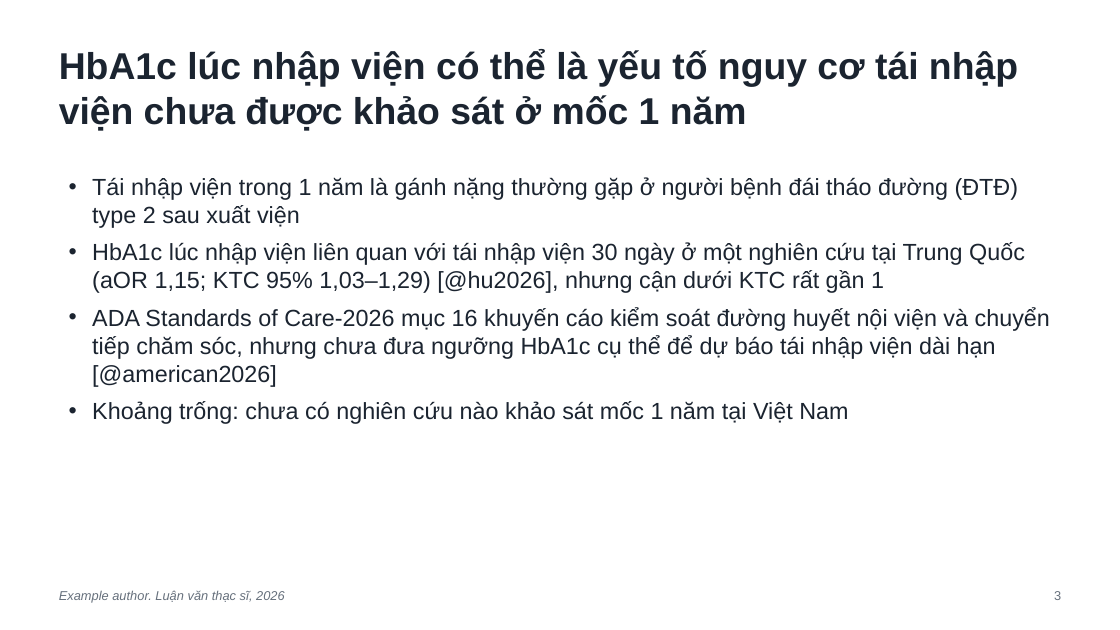
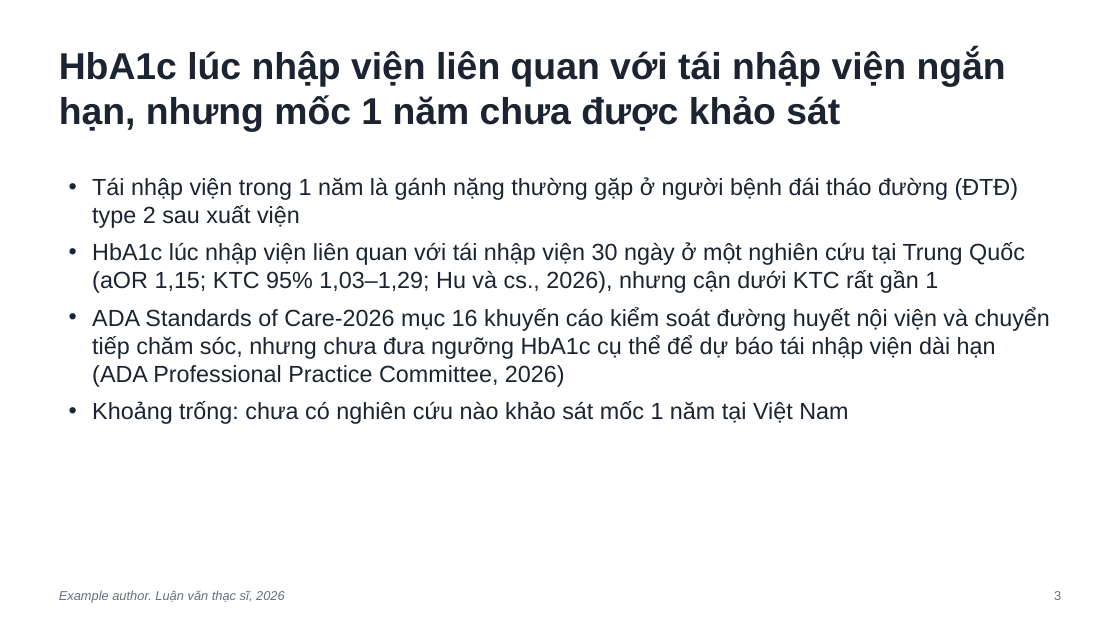
Before and after one commit to drtranquanghung91-vn/clinical-research-orchestra, a slide deck: slide 3 of examples/fictional-cohort/07_present/defense/deck.pptx. Drawn at 1120x630 pixels with LibreOffice and Linux fonts; fonts in the diff are those of the drawing. Boxes give left, top, right and bottom in pixels: in the first picture for what was removed or moved away, otherwise in the second. Text is boxed around its words. In the diff, an @@ line names an element or a change of style, - is before the commit and + after.

```diff
--- a/examples/fictional-cohort/07_present/defense/deck.pptx
+++ b/examples/fictional-cohort/07_present/defense/deck.pptx
@@ text at bbox=[59, 49, 1006, 131]: text changed @@
-HbA1c lúc nhập viện có thể là yếu tố nguy cơ tái nhập viện chưa được khảo sát ở mốc 1 năm
+HbA1c lúc nhập viện liên quan với tái nhập viện ngắn hạn, nhưng mốc 1 năm chưa được khảo sát
@@ text at bbox=[92, 242, 1050, 387]: text changed @@
-• HbA1c lúc nhập viện liên quan với tái nhập viện 30 ngày ở một nghiên cứu tại Trung Quốc (aOR 1,15; KTC 95% 1,03–1,29) [@hu2026], nhưng cận dưới KTC rất gần 1
-• ADA Standards of Care-2026 mục 16 khuyến cáo kiểm soát đường huyết nội viện và chuyển tiếp chăm sóc, nhưng chưa đưa ngưỡng HbA1c cụ thể để dự báo tái nhập viện dài hạn [@american2026]
+• HbA1c lúc nhập viện liên quan với tái nhập viện 30 ngày ở một nghiên cứu tại Trung Quốc (aOR 1,15; KTC 95% 1,03–1,29; Hu và cs., 2026), nhưng cận dưới KTC rất gần 1
+• ADA Standards of Care-2026 mục 16 khuyến cáo kiểm soát đường huyết nội viện và chuyển tiếp chăm sóc, nhưng chưa đưa ngưỡng HbA1c cụ thể để dự báo tái nhập viện dài hạn (ADA Professional Practice Committee, 2026)
```
Also in this commit, not shown: 6 other slides changed, 48 other files.
